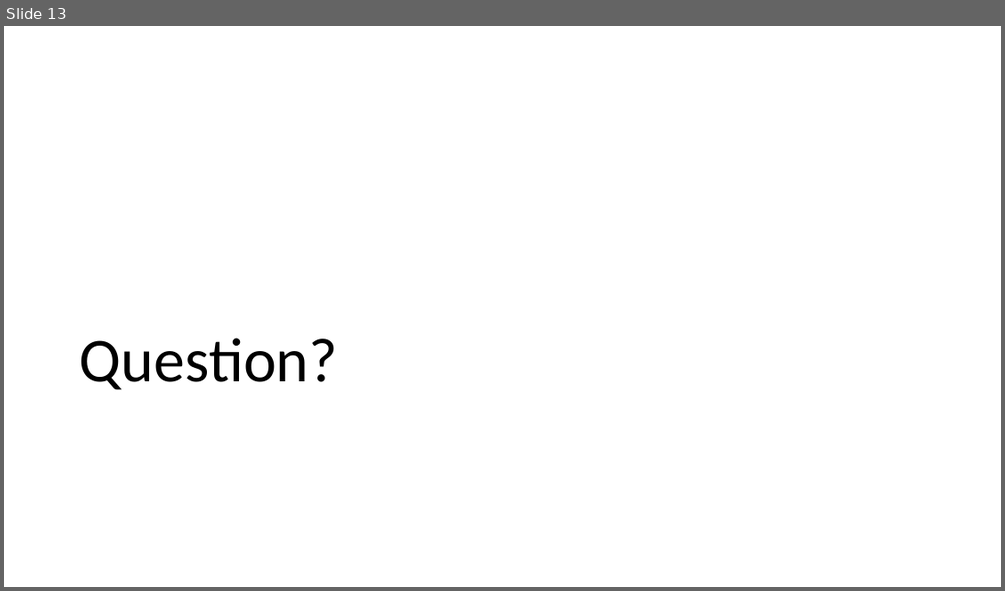
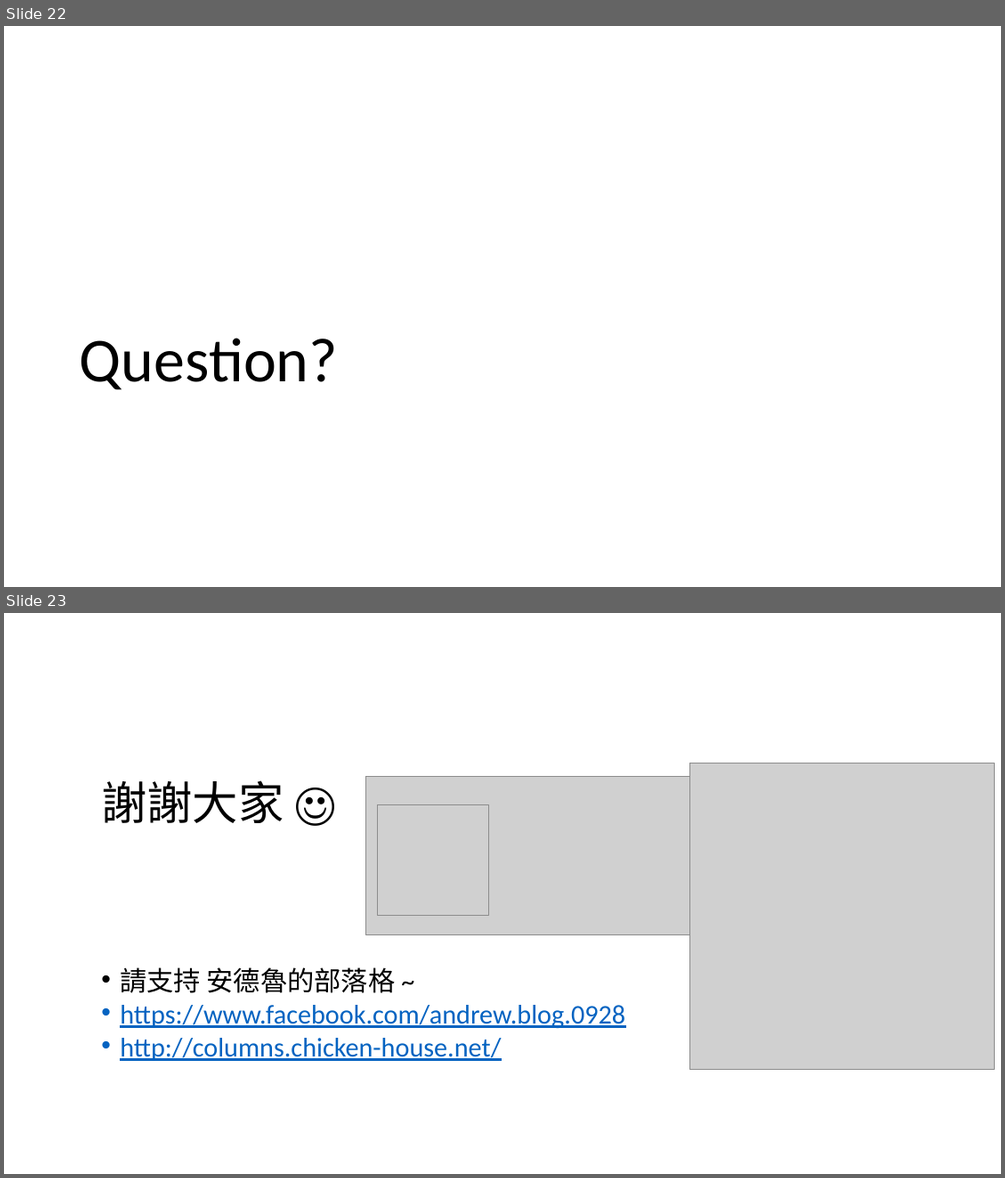
Before and after one commit to andrew0928/Meetup, a slide deck: 20180526.DevOps.MonitorTools/Consul_Andrew.pptx. Shown one above the other, each under a label of ours: slide 13 before the commit, slides 22 and 23 after it. The pictures are 1005x591 and 1005x1178 pixels, drawn with LibreOffice and Linux fonts; fonts in the diff are those of the drawing; grey boxes stand for pictures; background and template pictures are left out. Boxes give left, top, right and bottom in pixels: in the first picture for what was removed or moved away, otherwise in the second. Text is boxed around its words. In the diff, an @@ line names an element or a change of style, - is before the commit and + after.

```diff
--- a/20180526.DevOps.MonitorTools/Consul_Andrew.pptx
+++ b/20180526.DevOps.MonitorTools/Consul_Andrew.pptx
@@ slide 23 added at [4,613,1001,1174], background picture (left out) @@
@@ picture added at [689,763,994,1070] @@
@@ text added at [101,780,283,823], 44 pt, text #000000 @@
+謝謝大家 ☺
@@ picture added at [366,777,689,934] @@
@@ picture added at [378,804,488,915] @@
@@ text added at [120,967,625,1061], 25.9 pt, text #0563C1, underline @@
+• 請支持 安德魯的部落格 ~
+• https://www.facebook.com/andrew.blog.0928
+• http://columns.chicken-house.net/
@@ what was slide 13 is now slide 22 @@
```
Also in this commit, not shown: 3 slides changed, 6 other slides added, 2 slides removed.
